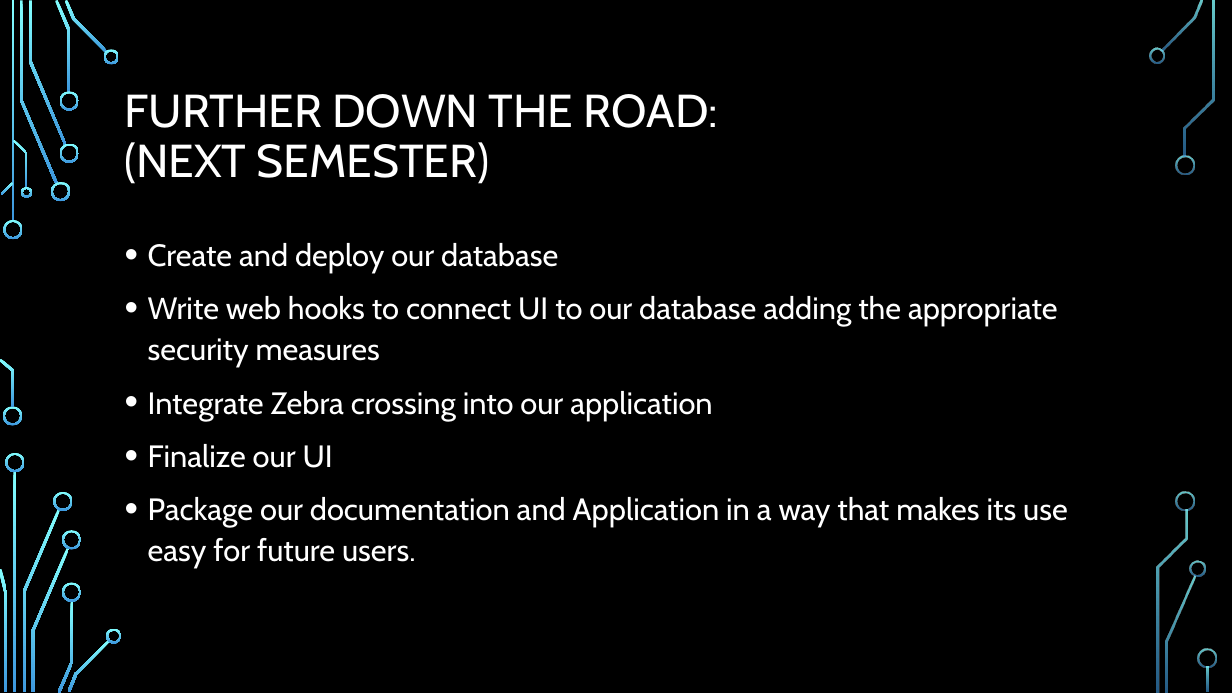
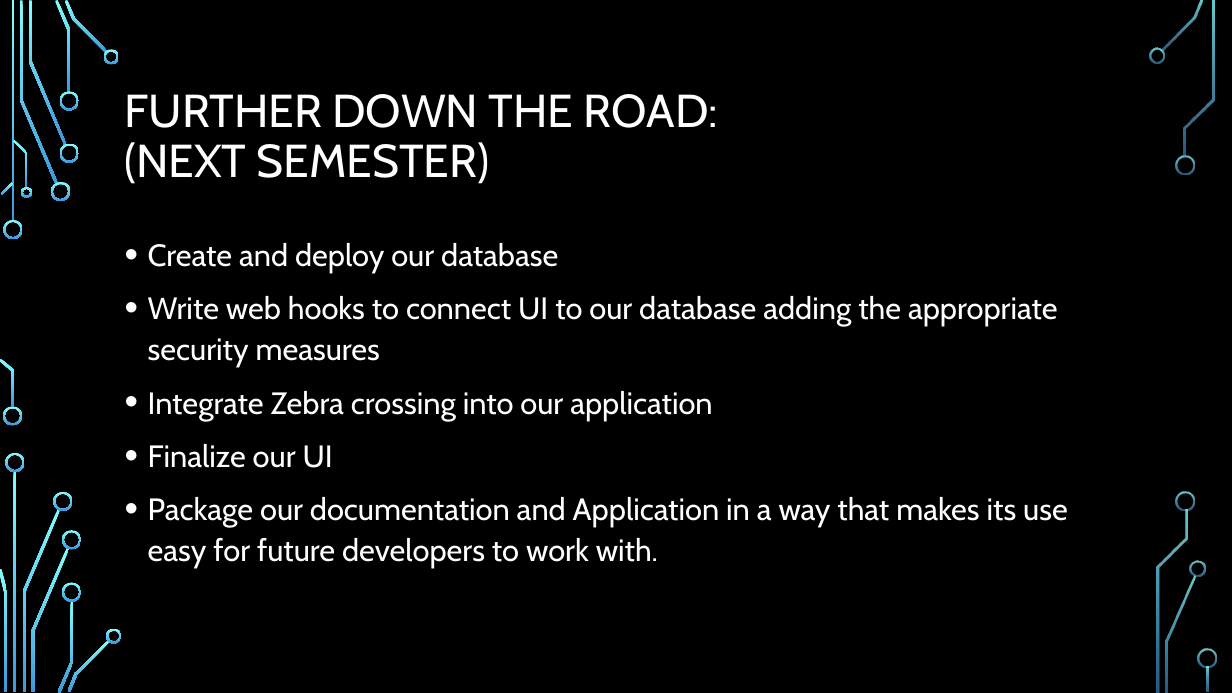
Before and after one commit to frozenNodak/InventoryManagement491, a slide deck: slide 11 of Inventory Management System demo draft.pptx. Drawn at 1232x693 pixels with LibreOffice and Linux fonts; fonts in the diff are those of the drawing; background and template pictures are left out. Boxes give left, top, right and bottom in pixels: in the first picture for what was removed or moved away, otherwise in the second. Text is boxed around its words. In the diff, an @@ line names an element or a change of style, - is before the commit and + after.

Commit message:
minor updates

```diff
--- a/Inventory Management System demo draft.pptx
+++ b/Inventory Management System demo draft.pptx
@@ text at <box>148,497,1068,568</box>: text changed @@
-• Package our documentation and Application in a way that makes its use easy for future users.
+• Package our documentation and Application in a way that makes its use easy for future developers to work with.
```
Also in this commit, not shown: 3 other slides changed.
